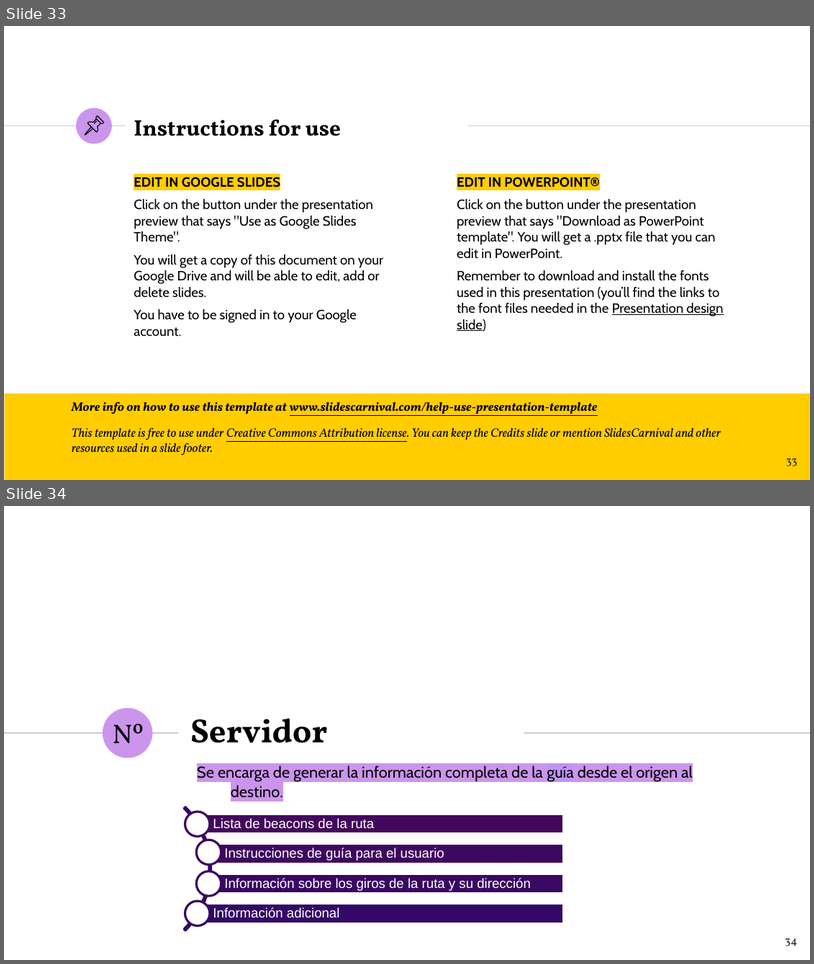
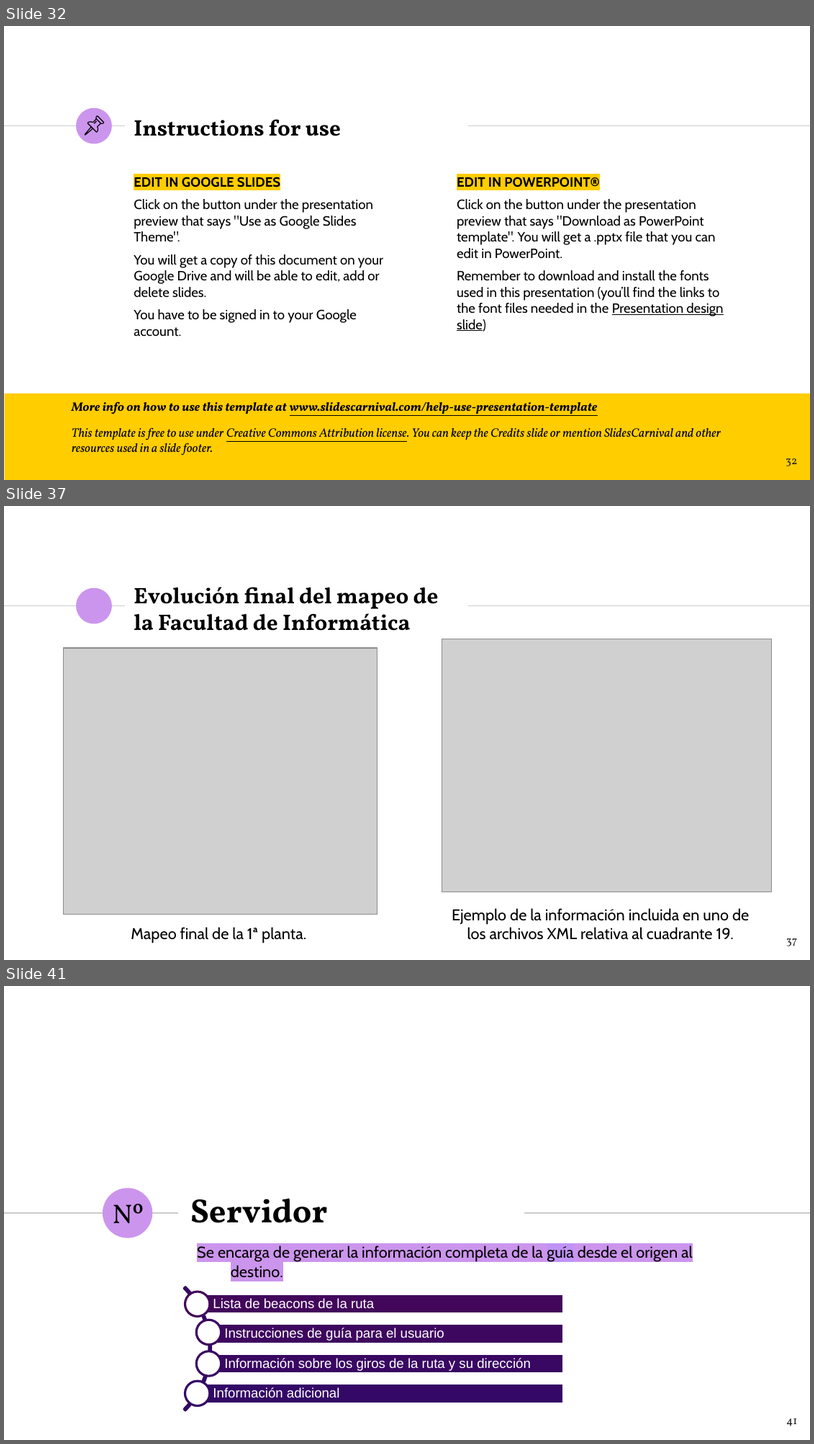
Before and after one commit to NILGroup/TFG-1920-DiscapacidadVisual, a slide deck: Defensa/Viola · SlidesCarnival_DiaposClara.pptx. Shown one above the other, each under a label of ours: slides 33 and 34 before the commit, slides 32, 37 and 41 after it; the slides between them are not shown. The pictures are 814x964 and 814x1444 pixels, drawn with LibreOffice and Linux fonts; fonts in the diff are those of the drawing; grey boxes stand for pictures. Boxes give left, top, right and bottom in pixels: in the first picture for what was removed or moved away, otherwise in the second. Text is boxed around its words. In the diff, an @@ line names an element or a change of style, - is before the commit and + after.

```diff
--- a/Defensa/Viola · SlidesCarnival_DiaposClara.pptx
+++ b/Defensa/Viola · SlidesCarnival_DiaposClara.pptx
@@ slide 37 added at [4,506,810,960], background #FFFFFF; not listed: 3 template elements that a slide beside it also shows @@
@@ title added at [134,587,439,631], 20 pt, text #000000, bold @@
+Evolución final del mapeo de la Facultad de Informática
@@ picture added at [64,648,378,914] @@
@@ picture added at [442,638,772,891] @@
@@ text added at [452,908,749,939], 14 pt, text #000000 @@
+Ejemplo de la información incluida en uno de los archivos XML relativa al cuadrante 19.
@@ text added at [131,926,306,943], 14 pt, text #000000 @@
+Mapeo final de la 1ª planta.
@@ page number added at [787,938,797,946], 10 pt, text #1D1D1B @@
+37
@@ what was slide 33 is now slide 32 @@
@@ page number at [786,458,797,466]: text changed @@
-33
+32
@@ what was slide 34 is now slide 41 @@
@@ page number at [787,1418,797,1426]: text changed @@
-34
+41
```
Also in this commit, not shown: 6 slides changed, 7 other slides added, 1 slide removed, 23 other files.
